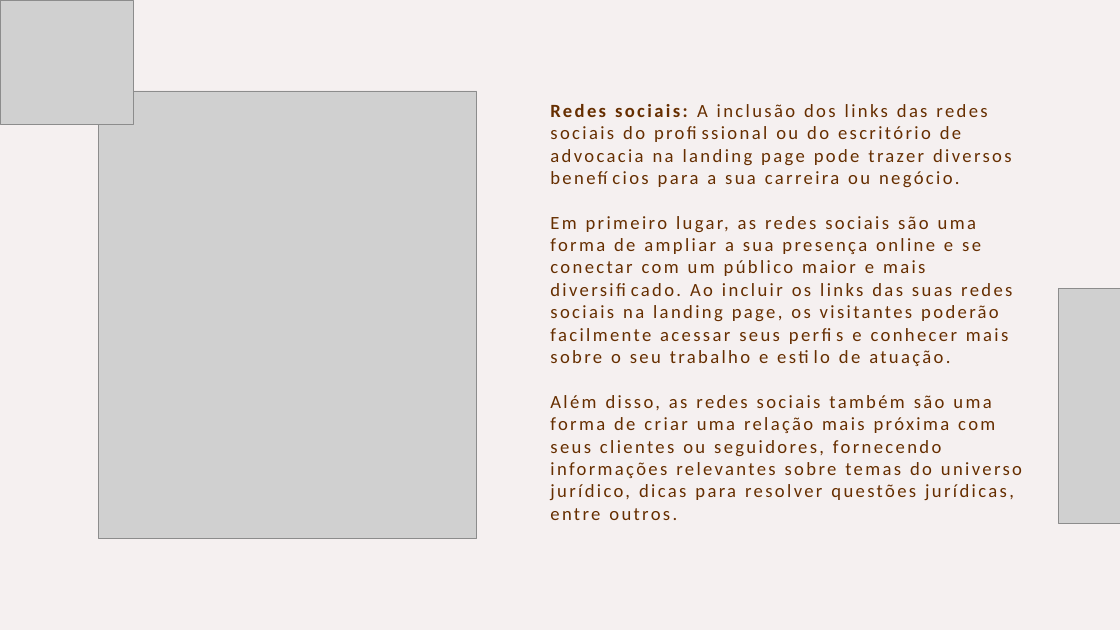
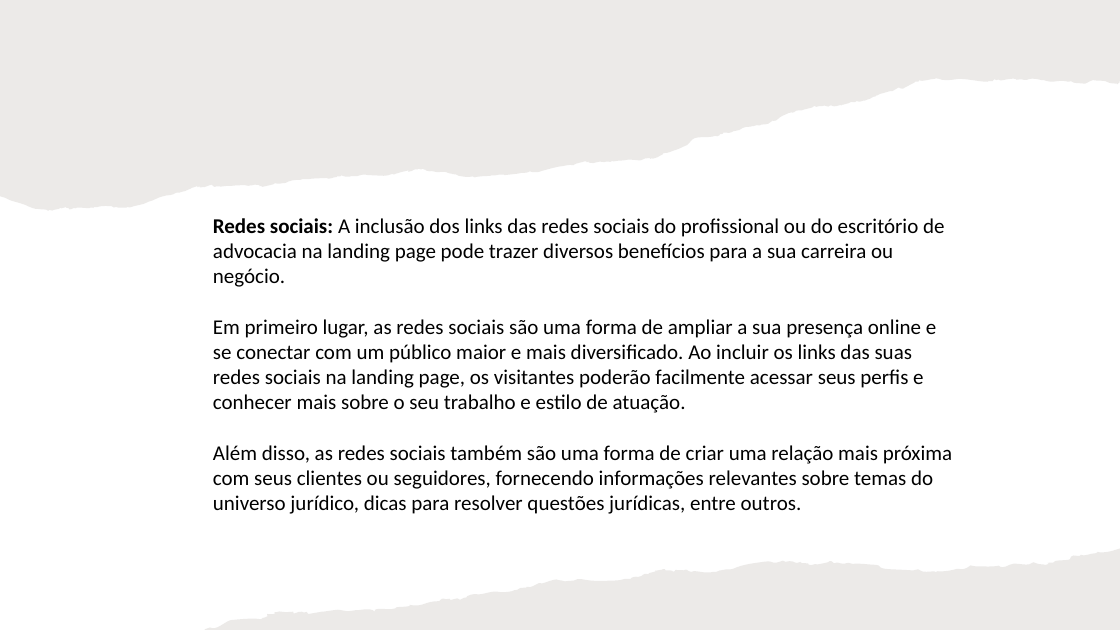
Before and after one commit to slesbel/Design-Studio, a slide deck: slide 13 of lawyer/guia_para_advogados.pptx. Drawn at 1120x630 pixels with LibreOffice and Linux fonts; fonts in the diff are those of the drawing; grey boxes stand for pictures. Boxes give left, top, right and bottom in pixels: in the first picture for what was removed or moved away, otherwise in the second. Text is boxed around its words. In the diff, an @@ line names an element or a change of style, - is before the commit and + after.

```diff
--- a/lawyer/guia_para_advogados.pptx
+++ b/lawyer/guia_para_advogados.pptx
@@ picture removed at [0,0,133,124] @@
@@ rectangle added at [0,0,1120,630], fill #FFFFFF @@
@@ freeform shape added at [0,0,1120,211], fill #82766A at 15% opacity @@
@@ picture removed at [99,91,477,539] @@
@@ text "Redes sociais: A inclusão dos ...": place and size @@
-text "Redes sociais: A inclusão dos ..." at [550,104,1022,520]
+text "Redes sociais: A inclusão dos ..." at [213,218,952,514]
@@ text "Redes sociais: A inclusão dos ..." at [213,218,952,514]: size 16 to 18 pt, text colour #662E00 to #000000, letter spacing 2 to 0 pt @@
@@ picture removed at [1059,289,1120,523] @@
@@ freeform shape added at [204,549,1120,630], fill #82766A at 15% opacity @@
```
Also in this commit, not shown: 14 other slides changed, 3 slides added, 2 other files.
